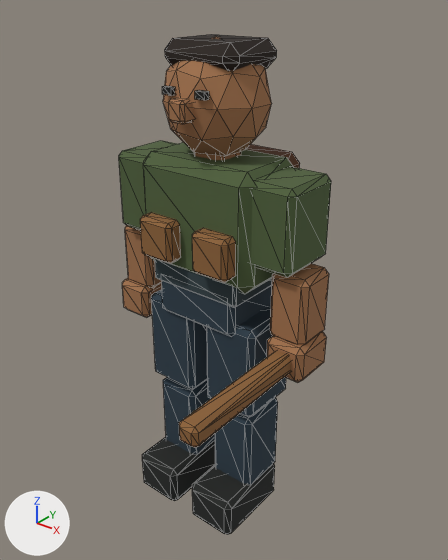
One commit to the glTF model godot/assets/player.glb: the scene before it, then after it.
The view is the same before and after, from a 50 mm lens placed at (1.31, -1.604, 1.962), pointed at (0.056, -0.037, 0.99). Lighting does not change. The marker at lower left points along +X, +Y and +Z. The older version comes first. Mesh edges are drawn as thin lines. Vertices at exactly the same position are counted once.

Script lines for the objects in view, before the commit:
```python
me_cube = bpy.data.meshes.new('Cube')
me_cube.from_pydata(...)  # 562 vertices, 1028 faces; spans x -0.43..0.43, y -0.24..0.28, z 0.0..1.8
me_cube.materials.append(mat_dd_jacket)  # dark green #4f613b
me_cube.materials.append(mat_dd_steel)  # dark cyan #304045
me_cube.materials.append(mat_dd_trousers)  # dark blue #293b47
me_cube.materials.append(mat_dd_skin)  # brown #a3734c
me_cube.materials.append(mat_dd_hair)  # black #241912
me_cube.materials.append(mat_dd_eyes)  # black #12120f
me_cube.materials.append(mat_dd_boots)  # black #1f211f
me_cube.materials.append(mat_dd_wood)  # brown #573319
me_cube.materials.append(mat_dd_wood_light)  # brown #8f6338
me_cube_023 = bpy.data.meshes.new('Cube.023')
me_cube_023.from_pydata(...)  # 24 vertices, 44 faces; spans x 0.322..0.398, y -0.59..0.03, z 0.762..0.837
me_cube_023.materials.append(mat_dd_wood_light)  # brown #8f6338
ob_dd_player_body = bpy.data.objects.new('DD_Player_Body', me_cube)
ob_dd_player_body.location = (0.0, 0.0, 0.0)
ob_dd_weapon_club = bpy.data.objects.new('DD_Weapon_Club', me_cube_023)
ob_dd_weapon_club.location = (0.0, 0.0, 0.0)
```
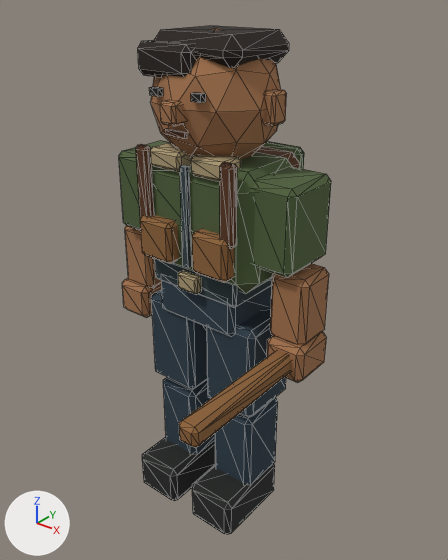
Diff of the bpy script that builds the scene:
```diff
--- a/godot/assets/player.glb.py
+++ b/godot/assets/player.glb.py
@@ me_cube @@
-me_cube.from_pydata(...)  # 562 vertices, 1028 faces; spans x -0.43..0.43, y -0.24..0.28, z 0.0..1.8
+me_cube.from_pydata(...)  # 794 vertices, 1448 faces; spans x -0.43..0.43, y -0.24..0.33, z 0.0..1.83
+# me_cube part 1: the loose piece of 24 vertices spanning x -0.25..0.25, y -0.15..0.15, z 1.01..1.43 is scaled about its middle by (1.03, 1.01, 0.95)
+# me_cube part 2: the loose piece of 24 vertices spanning x -0.17..0.17, y 0.12..0.28, z 1.07..1.41 is copied, and the copy is scaled about its middle by (0.927, 0.29, 0.288), then moved by (0.0, 0.1, 0.12), in mat_dd_jacket (dark green #4f613b); it spans x -0.15..0.15, y 0.27..0.33, z 1.31..1.41
+# me_cube part 3: a new loose piece, a box spanning x -0.013..0.013, y -0.177..-0.159, z 1.075..1.425, in mat_dd_steel (dark cyan #304045)
+# me_cube part 4: a new loose piece, an icosphere of 80 faces spanning x -0.22..0.22, y -0.21..0.2, z 1.39..1.83, in mat_dd_skin (brown #a3734c)
+# me_cube part 5: the loose piece of 24 vertices spanning x -0.03..0.03, y -0.2..-0.14, z 1.57..1.63 is moved by (0.0, -0.04, 0.0)
+# me_cube part 6: the loose piece of 24 vertices spanning x -0.06..0.06, y -0.06..0.06, z 1.38..1.52 is copied, and the copy is scaled about its middle by (0.36, 0.594, 0.828), then moved by (0.22, 0.0, 0.16); it spans x 0.2..0.25, y -0.04..0.04, z 1.56..1.66
+# me_cube part 7: the loose piece of 24 vertices spanning x -0.15..0.15, y -0.11..0.14, z 1.7..1.8 is scaled about its middle by (1.21, 1.25, 1.1), then moved by (0.0, 0.0, 0.02)
+# me_cube part 8: the loose piece of 24 vertices spanning x -0.03..0.03, y -0.2..-0.14, z 1.57..1.63 is copied, and the copy is scaled about its middle by (3.69, 1.31, 1.31), then moved by (-0.07, 0.03, 0.14), in mat_dd_hair (black #241912); it spans x -0.18..0.04, y -0.19..-0.09, z 1.69..1.79
+# me_cube part 9: a new loose piece, a box spanning x -0.043..0.043, y -0.21..-0.198, z 1.526..1.544, in mat_dd_wood (brown #573319)
+# me_cube part 10: the loose piece of 24 vertices spanning x -0.38..-0.2, y -0.12..0.12, z 1.11..1.4 is copied, and the copy is scaled about its middle by (0.275, 0.105, 0.972), then moved by (0.11, -0.17, 0.07), in mat_dd_wood (brown #573319); it spans x -0.21..-0.15, y -0.19..-0.15, z 1.2..1.47
+# me_cube part 11: the loose piece of 24 vertices spanning x 0.2..0.38, y -0.12..0.12, z 1.11..1.4 is copied, and the copy is scaled about its middle by (0.275, 0.105, 0.972), then moved by (-0.11, -0.17, 0.07), in mat_dd_wood (brown #573319); it spans x 0.15..0.21, y -0.19..-0.15, z 1.2..1.47
+# me_cube part 12: the loose piece of 8 vertices spanning x -0.09..-0.05, y -0.17..-0.14, z 1.64..1.66 is moved by (-0.02, -0.04, 0.0)
+# me_cube part 13: the loose piece of 8 vertices spanning x 0.05..0.09, y -0.17..-0.14, z 1.64..1.66 is moved by (0.02, -0.04, 0.0)
+# me_cube part 14: the loose piece of 24 vertices spanning x -0.19..0.19, y -0.14..0.14, z 0.96..1.06 is copied, and the copy is scaled about its middle by (0.217, 0.0888, 0.629), then moved by (0.0, -0.16, 0.0), in mat_dd_cream (beige #ad9b75); it spans x -0.05..0.05, y -0.18..-0.14, z 0.98..1.04
+# me_cube part 15: the loose piece of 24 vertices spanning x -0.03..0.03, y -0.2..-0.14, z 1.57..1.63 is copied, and the copy is scaled about its middle by (2.36, 1.47, 0.874), then moved by (-0.09, 0.05, -0.17), in mat_dd_cream (beige #ad9b75); it spans x -0.16..-0.02, y -0.17..-0.07, z 1.4..1.46
+# me_cube part 16: the loose piece of 24 vertices spanning x -0.06..0.06, y -0.06..0.06, z 1.38..1.52 is copied, and the copy is scaled about its middle by (1.18, 0.806, 0.478), then moved by (0.09, -0.12, -0.02), in mat_dd_cream (beige #ad9b75); it spans x 0.02..0.16, y -0.17..-0.07, z 1.4..1.46
+# me_cube part 17: the loose piece of 42 vertices spanning x -0.18..0.18, y -0.17..0.16, z 1.42..1.8 is deleted
+# other edits to the shape of me_cube do not show in these pictures
 me_cube.materials.append(mat_dd_jacket)
@@ me_cube @@
 me_cube.materials.append(mat_dd_wood_light)
+me_cube.materials.append(mat_dd_cream)  # beige #ad9b75
```

What differs and where, as boxes [x1, y1, x2, y2] in the pictures (448 x 560 px; the box of a moved part takes in the faces that stretch with it):
'DD_Player_Body', reshaped: before [119, 34, 331, 534]; after [119, 25, 331, 534]
part 1 of me_cube, moved or reshaped: before [144, 142, 293, 294]; after [152, 152, 292, 293]
part 2 of me_cube, added: after [263, 141, 304, 169]
part 3 of me_cube, added: after [180, 165, 192, 268]
part 4 of me_cube, added (brown): after [151, 28, 281, 160]
part 5 of me_cube, moved or reshaped: before [169, 97, 194, 124]; after [160, 99, 185, 126]
part 6 of me_cube, added (brown): after [264, 89, 287, 126]
part 7 of me_cube, moved or reshaped: before [165, 34, 277, 71]; after [154, 25, 289, 68]
part 8 of me_cube, added (black): after [138, 40, 198, 77]
part 9 of me_cube, added: after [164, 128, 187, 139]
part 10 of me_cube, added (brown): after [136, 144, 154, 218]
part 11 of me_cube, added (brown): after [220, 162, 237, 249]
part 12 of me_cube, moved or reshaped: before [162, 86, 175, 96]; after [149, 86, 163, 97]
part 13 of me_cube, moved or reshaped: before [195, 90, 209, 100]; after [191, 92, 206, 103]
part 14 of me_cube, added (beige): after [178, 270, 201, 294]
part 15 of me_cube, added (beige): after [150, 143, 191, 172]
part 16 of me_cube, added (beige): after [191, 154, 241, 182]
part 17 of me_cube, deleted (brown): before [163, 37, 272, 156]
